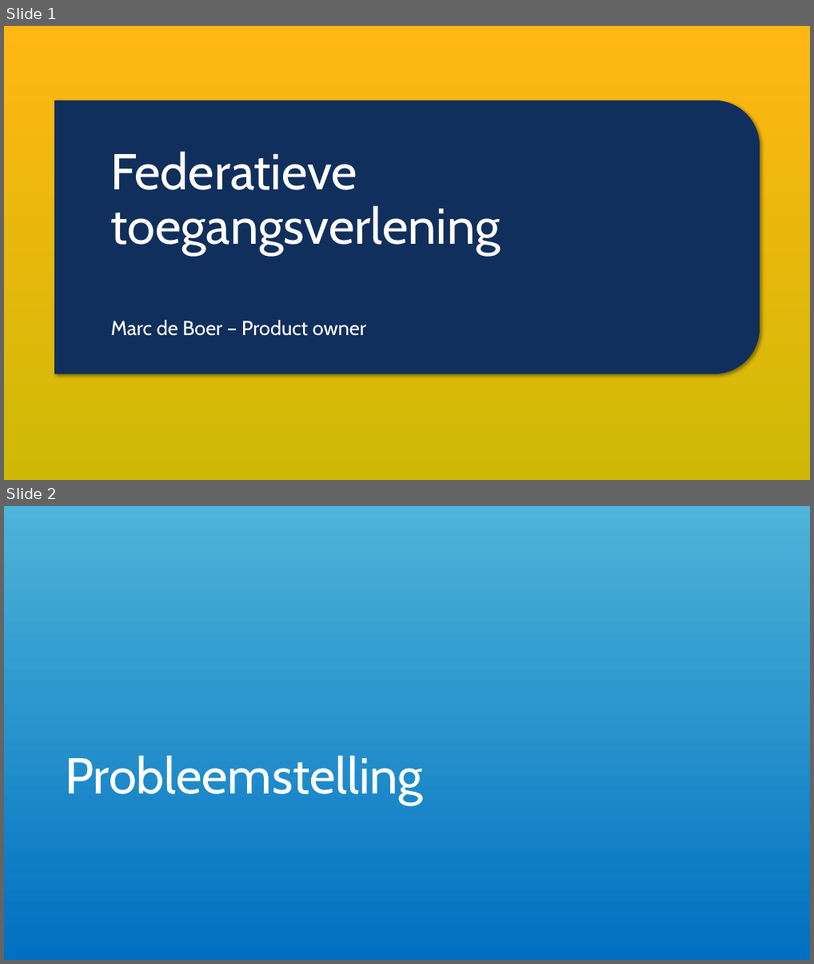
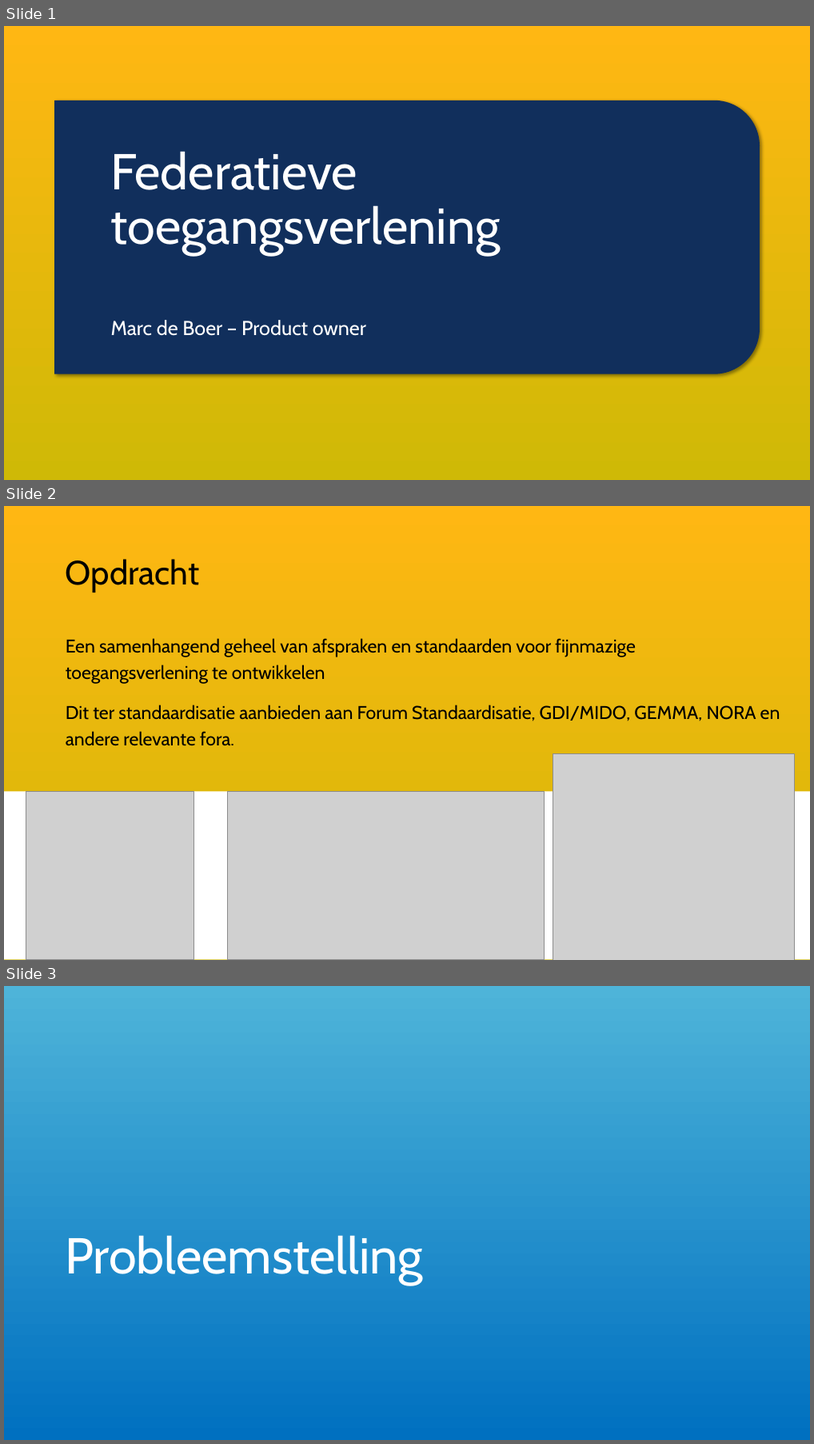
Before and after one commit to VNG-Realisatie/ftv, a slide deck: static/documents/20261110-fieldlab-cg.pptx. Shown one above the other, each under a label of ours: slides 1 and 2 before the commit, slides 1, 2 and 3 after it. The pictures are 814x964 and 814x1444 pixels, drawn with LibreOffice and Linux fonts; fonts in the diff are those of the drawing; grey boxes stand for pictures; background and template pictures are left out. Boxes give left, top, right and bottom in pixels: in the first picture for what was removed or moved away, otherwise in the second. Text is boxed around its words. In the diff, an @@ line names an element or a change of style, - is before the commit and + after.

Commit message:
Presentatie voor CG fieldlab bijgewerkt zoals gegeven op 10-11

```diff
--- a/static/documents/20261110-fieldlab-cg.pptx
+++ b/static/documents/20261110-fieldlab-cg.pptx
@@ slide 2 added at (4,506,810,960), background gradient #FFB713 to #CFB906 @@
@@ title added at (66,559,200,592), 40 pt, text #000000 @@
+Opdracht
@@ text added at (66,638,781,746), 22 pt, text #000000 @@
+Een samenhangend geheel van afspraken en standaarden voor fijnmazige toegangsverlening te ontwikkelen
+Dit ter standaardisatie aanbieden aan Forum Standaardisatie, GDI/MIDO, GEMMA, NORA en andere relevante fora.
@@ picture added at (554,754,794,960) @@
@@ rectangle added at (4,791,810,959), fill #FFFFFF @@
@@ picture added at (26,791,194,959) @@
@@ picture added at (227,791,544,959) @@
@@ what was slide 2 is now slide 3 @@
```
Also in this commit, not shown: 1 other file.
